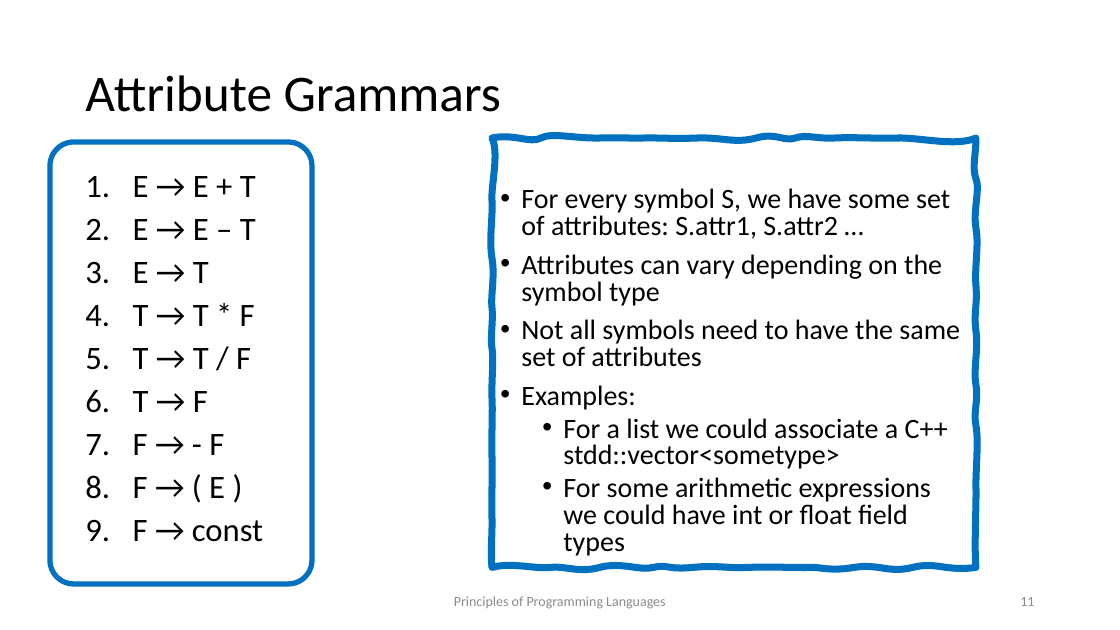
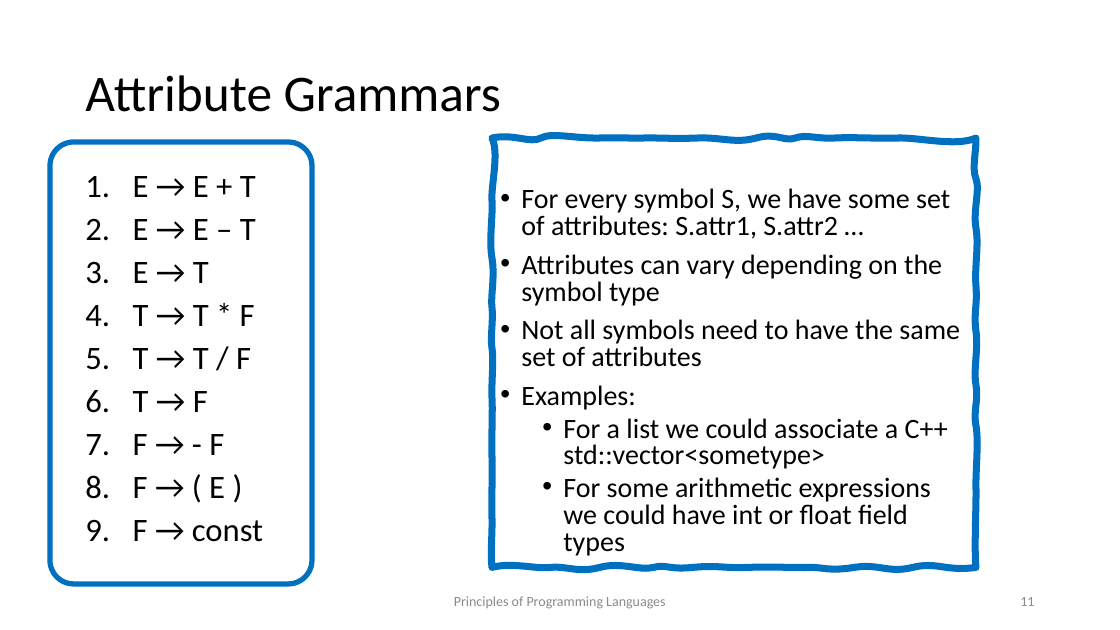
Before and after one commit to kongm/pl-design, a slide deck: slide 11 of semantics.pptx. Drawn at 1120x630 pixels with LibreOffice and Linux fonts; fonts in the diff are those of the drawing. Boxes give left, top, right and bottom in pixels: in the first picture for what was removed or moved away, otherwise in the second. Text is boxed around its words. In the diff, an @@ line names an element or a change of style, - is before the commit and + after.

```diff
--- a/semantics.pptx
+++ b/semantics.pptx
@@ text in freeform shape at box(563, 418, 948, 469): text changed @@
-  • For a list we could associate a C++ stdd::vector<sometype>
+  • For a list we could associate a C++ std::vector<sometype>
```
Also in this commit, not shown: 3 other slides changed, 3 other files.
